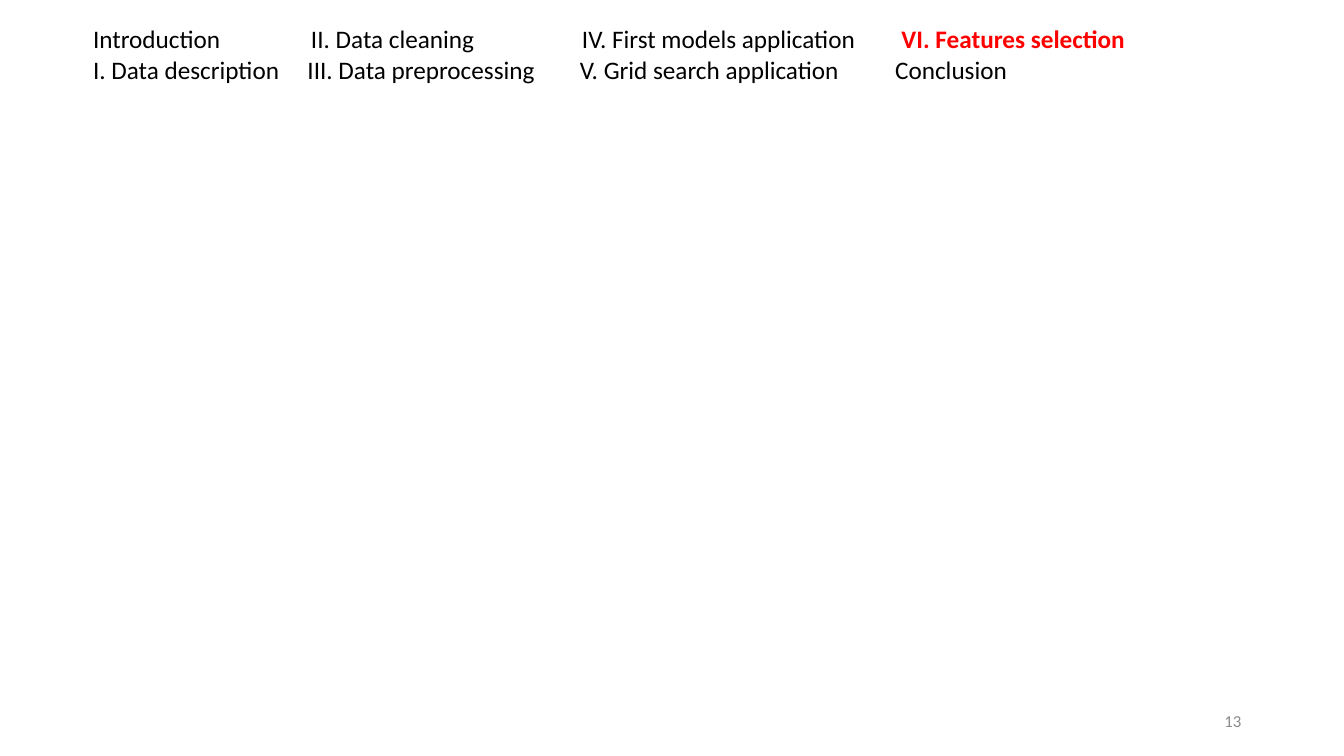
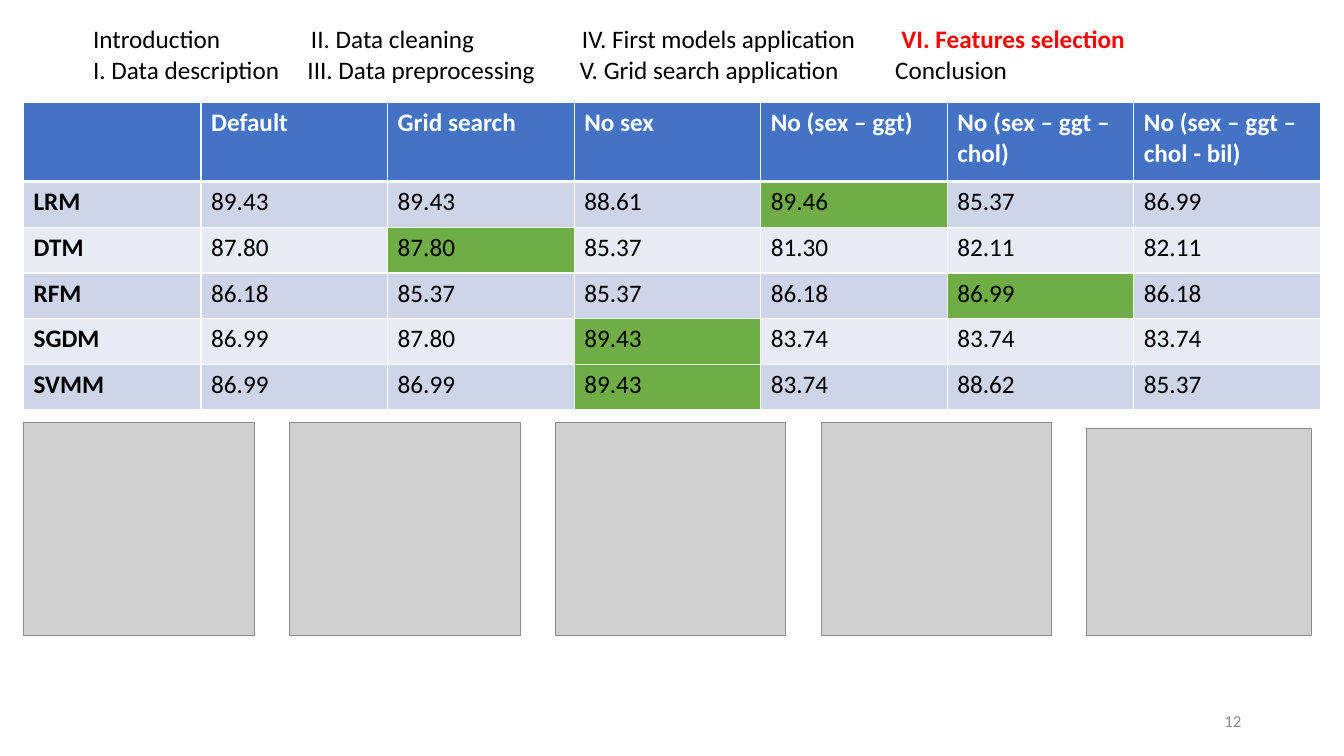
Before and after one commit to mqarmout/HCV_classification, a slide deck: slide 12 of Term Project - Group 6.pptx (slide 13 before the commit). Drawn at 1344x756 pixels with LibreOffice and Linux fonts; fonts in the diff are those of the drawing; grey boxes stand for pictures. Boxes give left, top, right and bottom in pixels: in the first picture for what was removed or moved away, otherwise in the second. Text is boxed around its words. In the diff, an @@ line names an element or a change of style, - is before the commit and + after.

```diff
--- a/Term Project - Group 6.pptx
+++ b/Term Project - Group 6.pptx
@@ table added at [23,103,1320,410], 6 rows, 7 columns @@
+ | Default | Grid search | No sex | No (sex – ggt) | No (sex – ggt – chol) | No (sex – ggt – chol - bil)
+LRM | 89.43 | 89.43 | 88.61 | 89.46 | 85.37 | 86.99
+DTM | 87.80 | 87.80 | 85.37 | 81.30 | 82.11 | 82.11
+RFM | 86.18 | 85.37 | 85.37 | 86.18 | 86.99 | 86.18
+SGDM | 86.99 | 87.80 | 89.43 | 83.74 | 83.74 | 83.74
+SVMM | 86.99 | 86.99 | 89.43 | 83.74 | 88.62 | 85.37
@@ picture added at [23,423,254,636] @@
@@ picture added at [289,423,520,636] @@
@@ picture added at [556,423,786,636] @@
@@ picture added at [822,423,1053,636] @@
@@ picture added at [1087,429,1312,636] @@
@@ page number at [1224,716,1241,727]: text changed @@
-13
+12
```
Also in this commit, not shown: 2 other slides changed, 1 slide removed, 1 other file.
